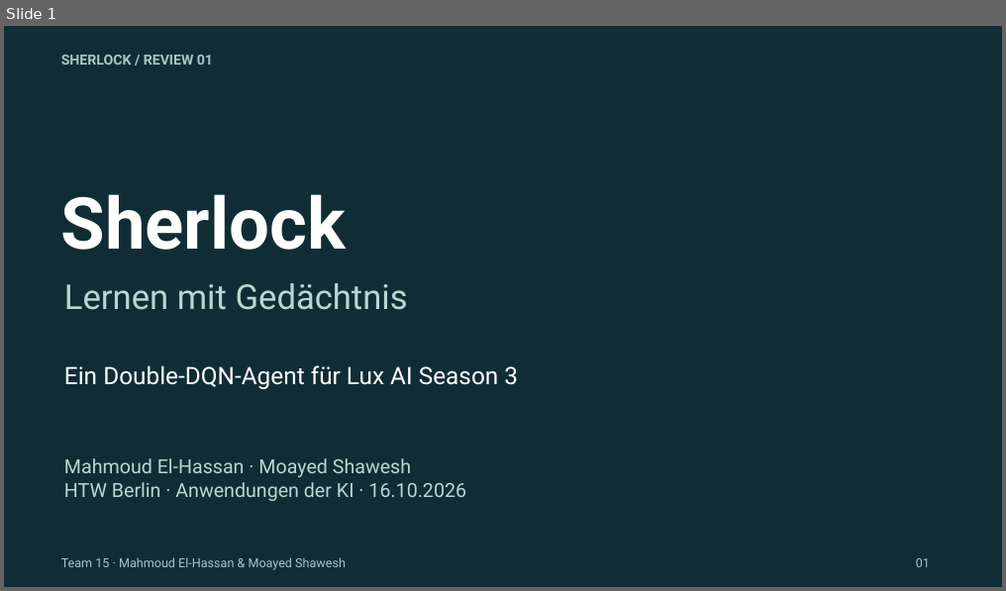
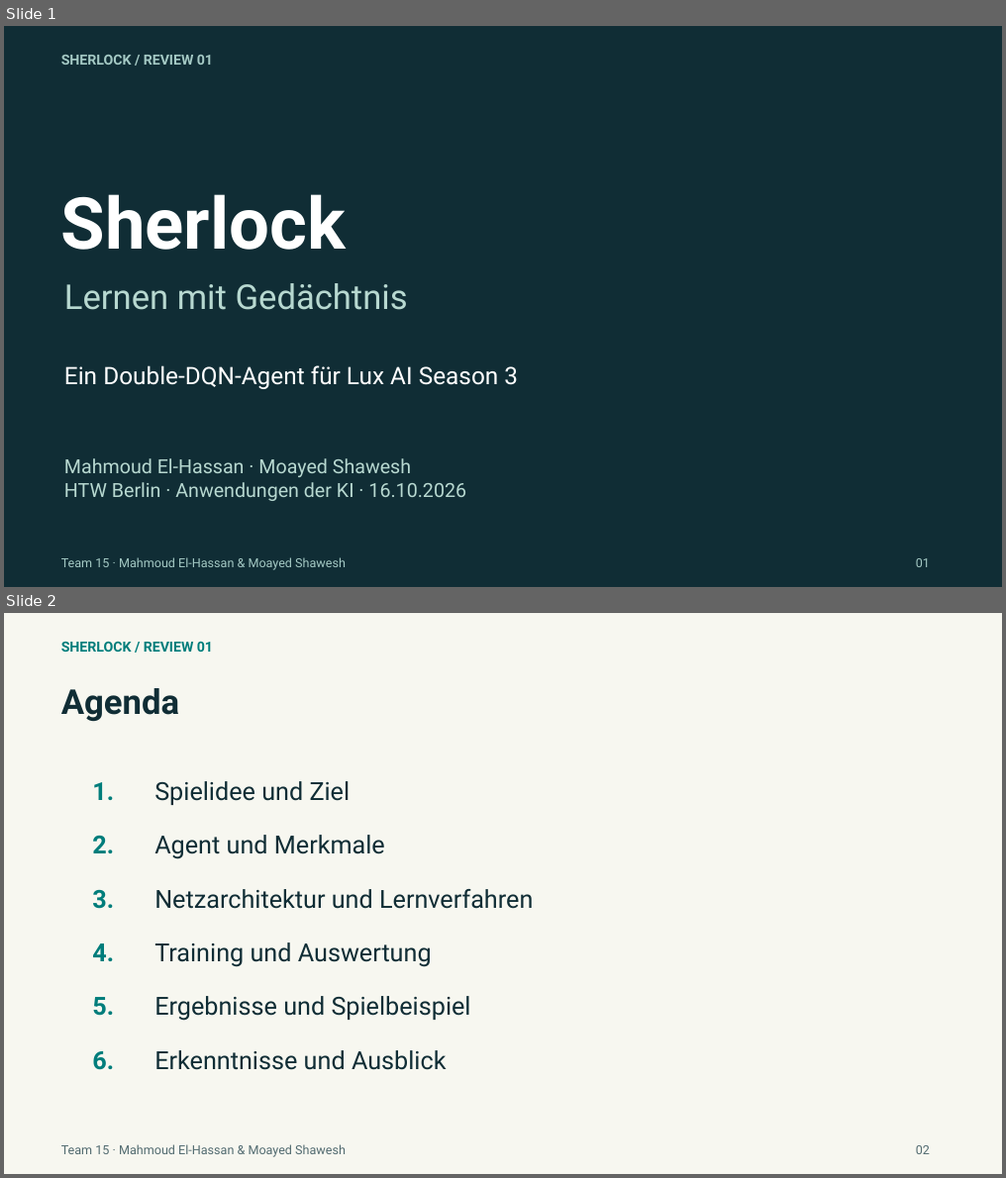
Before and after one commit to elhassanmahmoud/sherlock-luxAI-team15, a slide deck: docs/presentation/Sherlock_Review_16-10-2026.pptx. Shown one above the other, each under a label of ours: slide 1 before the commit, slides 1 and 2 after it. The pictures are 1006x591 and 1006x1178 pixels, drawn with LibreOffice and Linux fonts; fonts in the diff are those of the drawing. Boxes give left, top, right and bottom in pixels: in the first picture for what was removed or moved away, otherwise in the second. Text is boxed around its words. In the diff, an @@ line names an element or a change of style, - is before the commit and + after.

Commit message:
docs: add presentation agenda and update slide references

```diff
--- a/docs/presentation/Sherlock_Review_16-10-2026.pptx
+++ b/docs/presentation/Sherlock_Review_16-10-2026.pptx
@@ slide 2 added at (4,613,1002,1174), background #F7F7F0 @@
@@ text added at (61,641,213,652), 13.5 pt, text #007D7B, bold @@
+SHERLOCK / REVIEW 01
@@ text added at (61,688,179,722), 33 pt, text #102D35, bold @@
+Agenda
@@ text added at (92,782,114,800), 24 pt, text #007D7B, bold @@
+1.
@@ text added at (154,781,350,805), 24 pt, text #102D35 @@
+Spielidee und Ziel
@@ text added at (92,835,114,854), 24 pt, text #007D7B, bold @@
+2.
@@ text added at (154,835,385,860), 24 pt, text #102D35 @@
+Agent und Merkmale
@@ text added at (92,890,114,909), 24 pt, text #007D7B, bold @@
+3.
@@ text added at (154,889,533,909), 24 pt, text #102D35 @@
+Netzarchitektur und Lernverfahren
@@ text added at (92,944,114,961), 24 pt, text #007D7B, bold @@
+4.
@@ text added at (154,943,432,967), 24 pt, text #102D35 @@
+Training und Auswertung
@@ text added at (92,997,114,1016), 24 pt, text #007D7B, bold @@
+5.
@@ text added at (154,996,471,1021), 24 pt, text #102D35 @@
+Ergebnisse und Spielbeispiel
@@ text added at (92,1052,114,1070), 24 pt, text #007D7B, bold @@
+6.
@@ text added at (154,1051,446,1070), 24 pt, text #102D35 @@
+Erkenntnisse und Ausblick
@@ text added at (61,1145,346,1157), 12 pt, text #526B70 @@
+Team 15 · Mahmoud El-Hassan & Moayed Shawesh
@@ text added at (916,1146,930,1155), 12 pt, text #526B70 @@
+02
```
Also in this commit, not shown: 12 slides changed, 9 other files.
